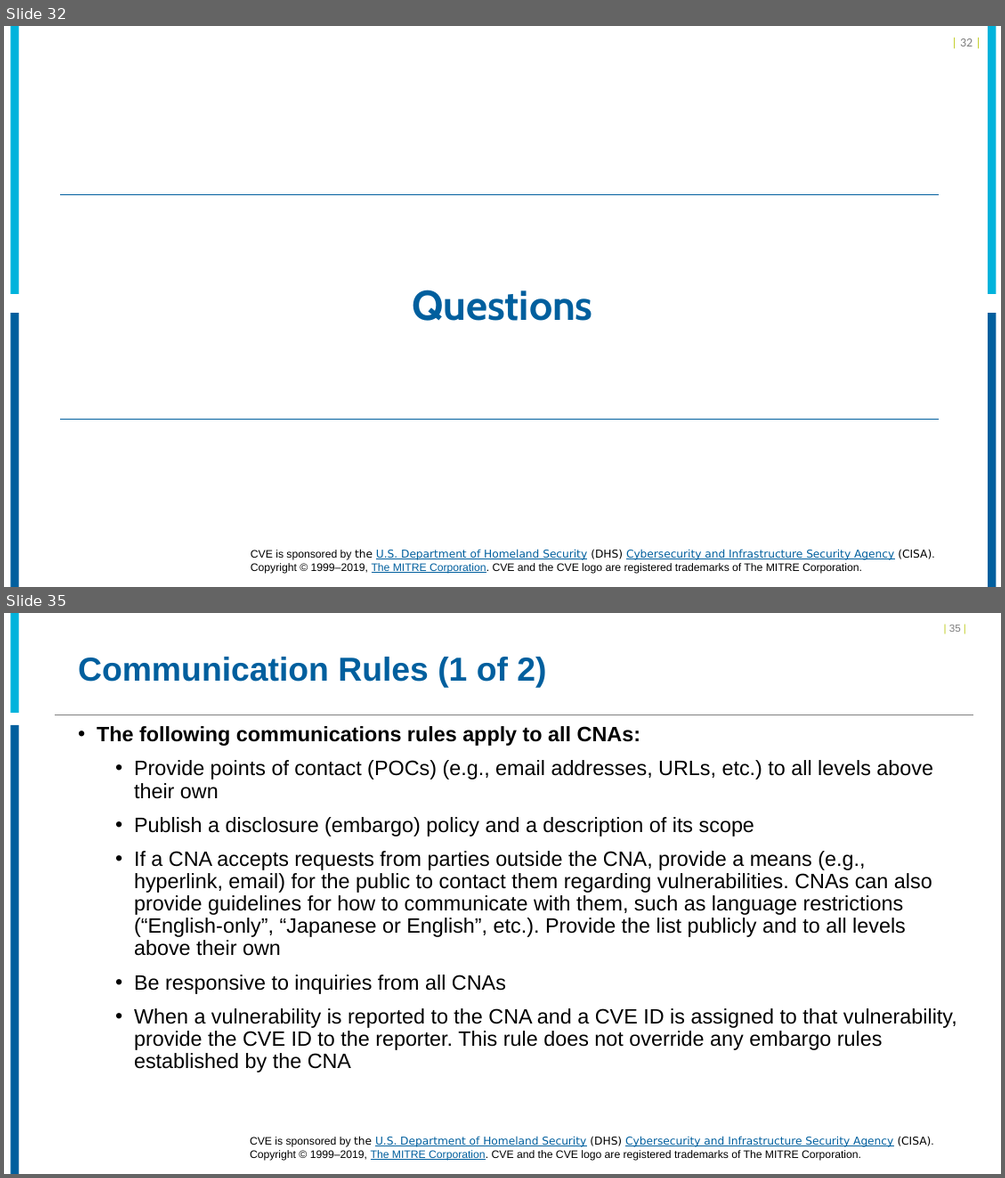
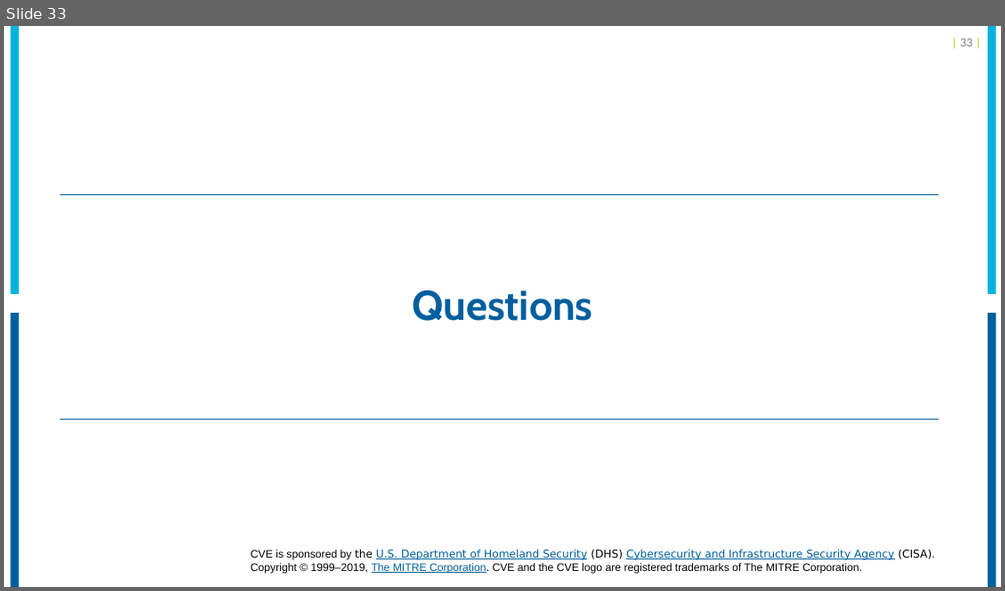
Before and after one commit to CVEProject/cveproject.github.io, a slide deck: docs/cna/Becoming_a_CNA.pptx. Shown one above the other, each under a label of ours: slides 32 and 35 before the commit, slide 33 after it; the slides between them are not shown. The pictures are 1005x1178 and 1005x591 pixels, drawn with LibreOffice and Linux fonts; fonts in the diff are those of the drawing; background and template pictures are left out. Boxes give left, top, right and bottom in pixels: in the first picture for what was removed or moved away, otherwise in the second. Text is boxed around its words. In the diff, an @@ line names an element or a change of style, - is before the commit and + after.

```diff
--- a/docs/cna/Becoming_a_CNA.pptx
+++ b/docs/cna/Becoming_a_CNA.pptx
@@ slide 35 removed at box(4, 613, 1001, 1174), background #FFFFFF @@
@@ rectangle removed at box(11, 613, 19, 713) @@
@@ page number removed at box(949, 625, 961, 632) @@
-| 35 |
@@ title removed at box(78, 657, 546, 688) @@
-Communication Rules (1 of 2)
@@ line removed from (54, 714) to (973, 714) @@
@@ rectangle removed at box(11, 725, 19, 1174) @@
@@ text removed at box(97, 726, 957, 1072) @@
-• The following communications rules apply to all CNAs:
-  • Provide points of contact (POCs) (e.g., email addresses, URLs, etc.) to all levels above their own
-  • Publish a disclosure (embargo) policy and a description of its scope
-  • If a CNA accepts requests from parties outside the CNA, provide a means (e.g., hyperlink, email) for the public to contact them regarding vulnerabilities. CNAs can also provide guidelines for how to communicate with them, such as language restrictions (“English-only”, “Japanese or English”, etc.). Provide the list publicly and to all levels above their own
-  • Be responsive to inquiries from all CNAs
-  • When a vulnerability is reported to the CNA and a CVE ID is assigned to that vulnerability, provide the CVE ID to the reporter. This rule does not override any embargo rules established by the CNA
@@ text removed at box(250, 1135, 934, 1160) @@
-CVE is sponsored by the U.S. Department of Homeland Security (DHS) Cybersecurity and Infrastructure Security Agency (CISA). Copyright © 1999–2019, The MITRE Corporation. CVE and the CVE logo are registered trademarks of The MITRE Corporation.
@@ what was slide 32 is now slide 33 @@
```
Also in this commit, not shown: 25 slides changed, 1 slide added, 11 other slides removed.
